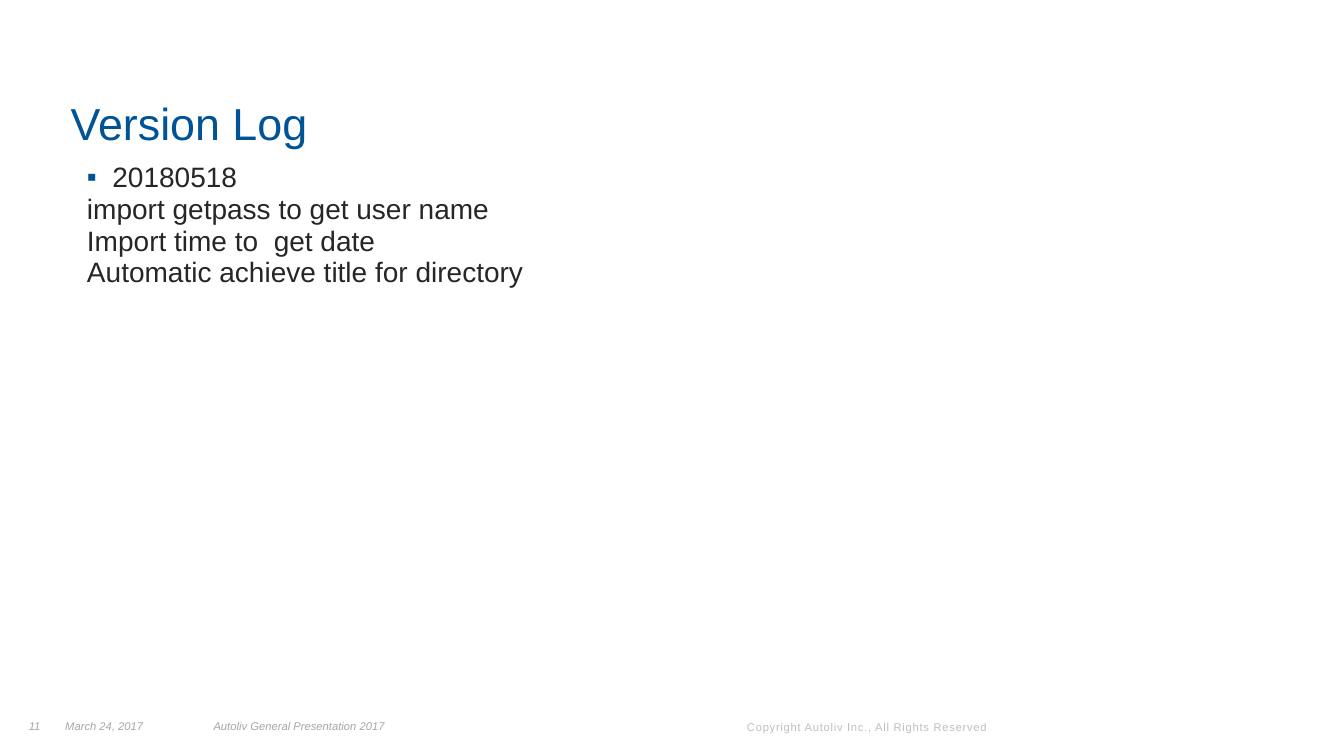
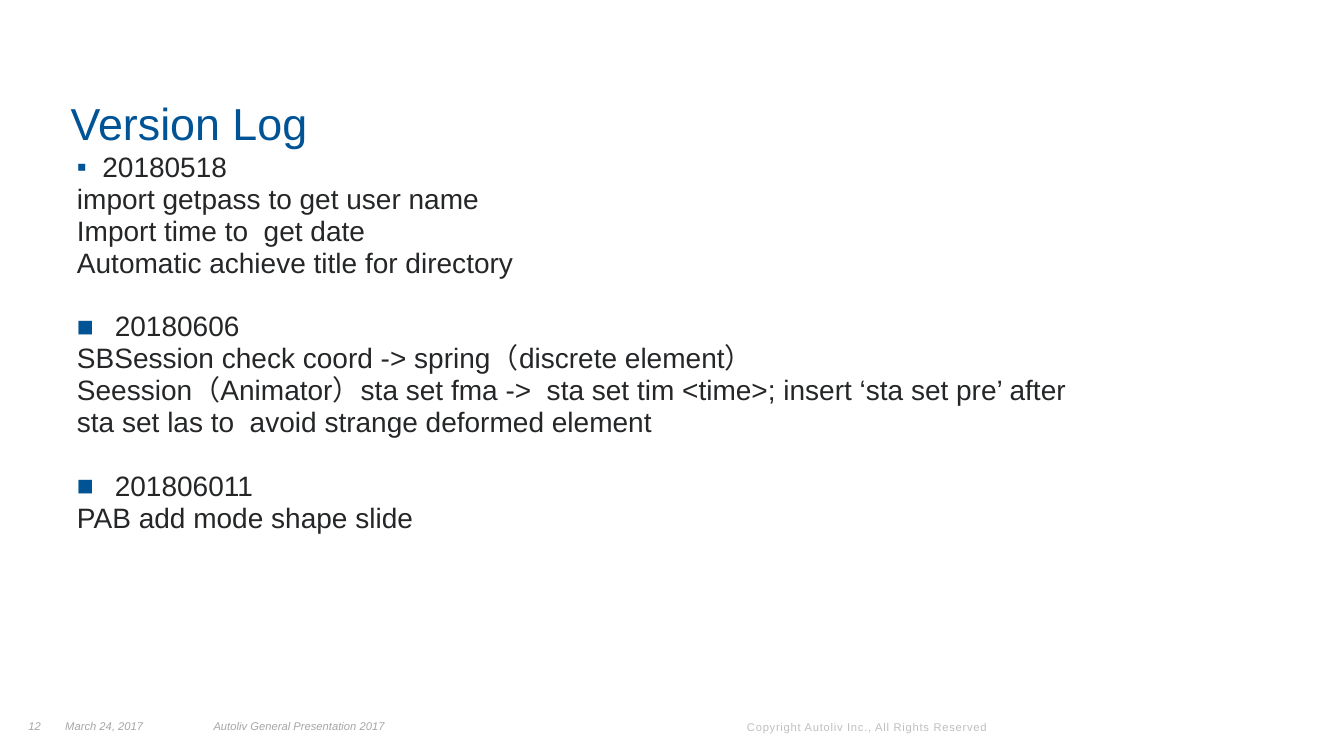
Before and after one commit to chaos1984/Python-CAR-POST, a slide deck: slide 12 of Python/Howtouse/Readme.pptx (slide 11 before the commit). Drawn at 1344x756 pixels with LibreOffice and Linux fonts; fonts in the diff are those of the drawing; background and template pictures are left out. Boxes give left, top, right and bottom in pixels: in the first picture for what was removed or moved away, otherwise in the second. Text is boxed around its words. In the diff, an @@ line names an element or a change of style, - is before the commit and + after.

```diff
--- a/Python/Howtouse/Readme.pptx
+++ b/Python/Howtouse/Readme.pptx
@@ text "20180518": place and size @@
-text "20180518" at (87, 167, 523, 288)
+text "20180518" at (77, 157, 1066, 533)
@@ text at (77, 316, 1066, 533): paragraphs added @@
+■ 20180606
+SBSession check coord -> spring（discrete element）
+Seession（Animator）sta set fma -> sta set tim <time>; insert ‘sta set pre’ after sta set las to avoid strange deformed element
+■ 201806011
+PAB add mode shape slide
@@ page number at (28, 722, 40, 730): text changed @@
-11
+12
```
Also in this commit, not shown: 3 other slides changed, 1 slide added, 19 other files.
